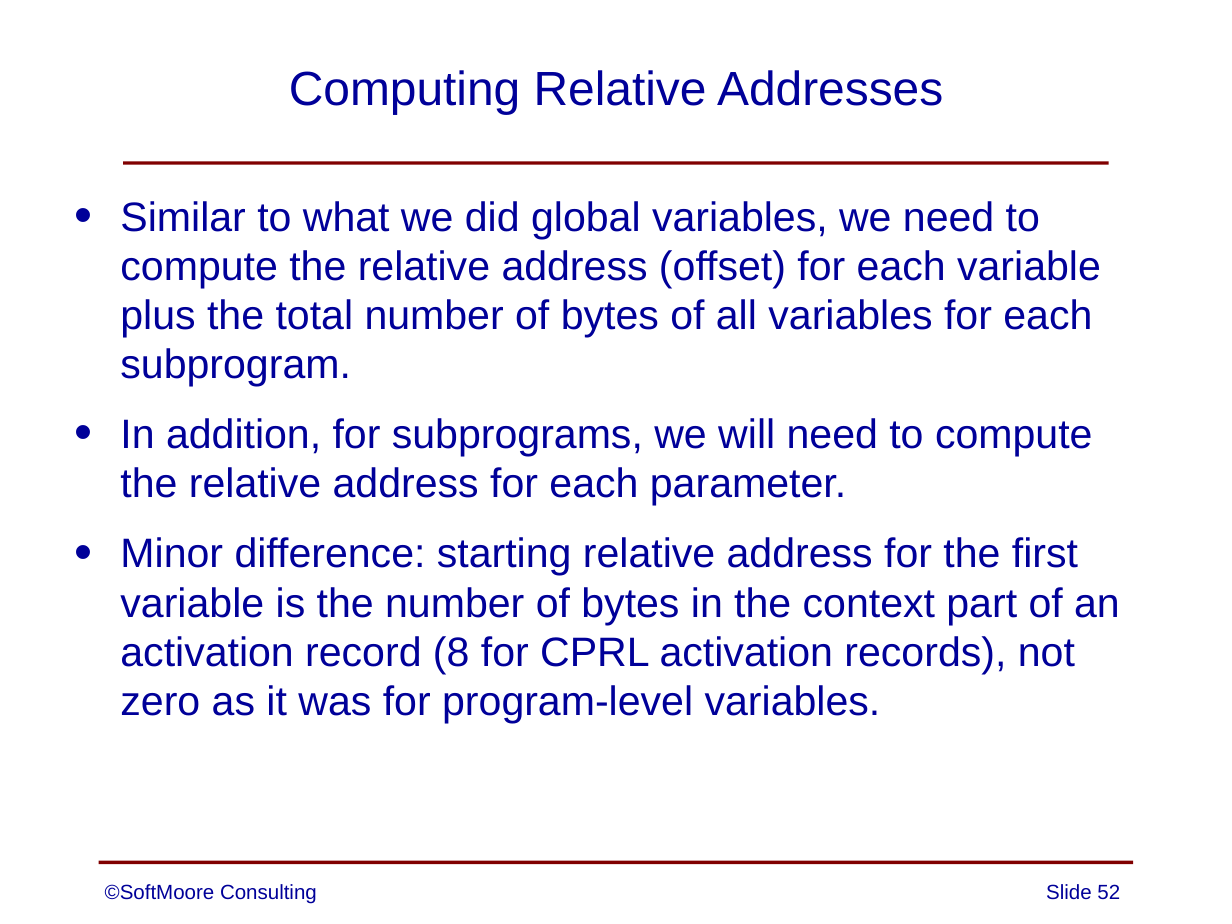
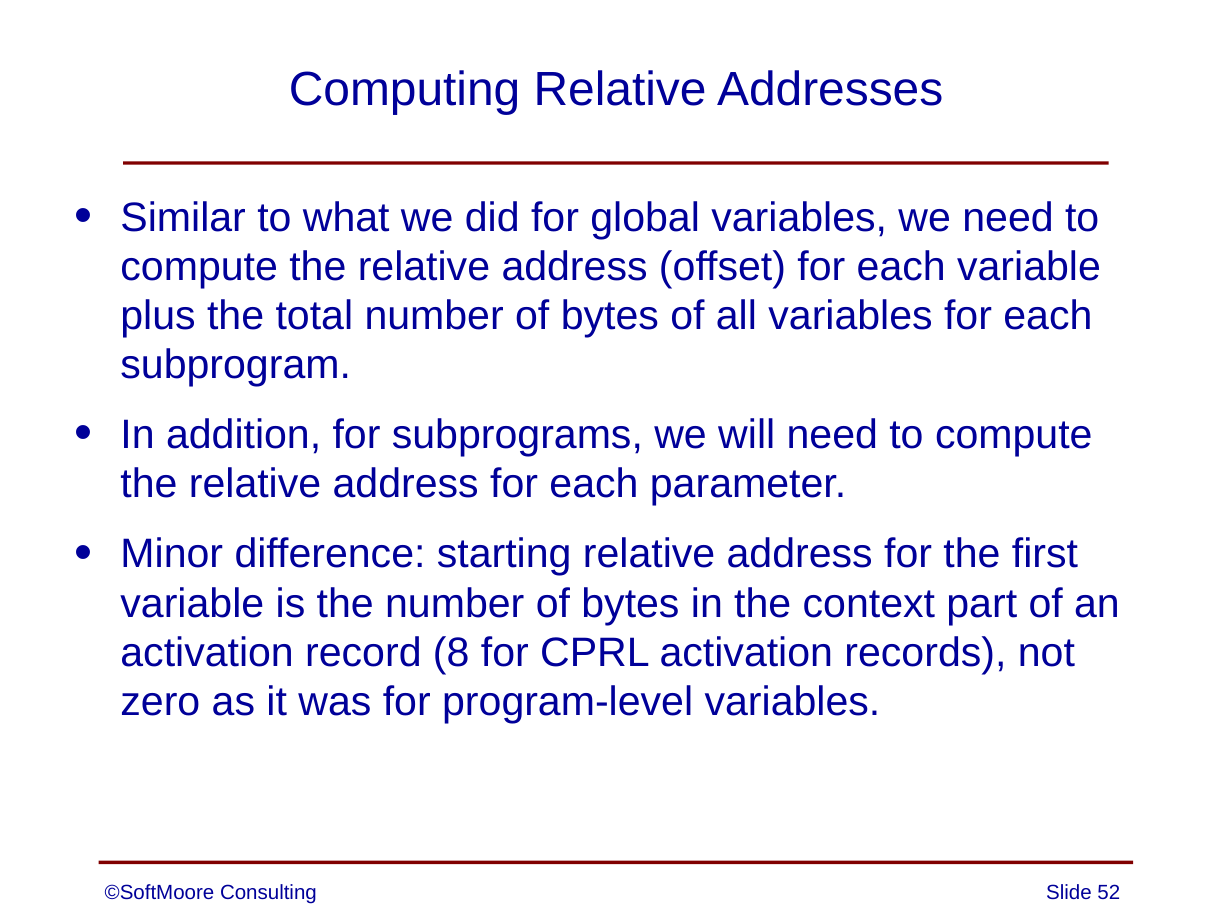
Before and after one commit to SoftMoore/CPRL-Java-3rd, a slide deck: slide 52 of PowerPoints/13 - Subprograms.pptx. Drawn at 1232x924 pixels with LibreOffice and Linux fonts; fonts in the diff are those of the drawing. Boxes give left, top, right and bottom in pixels: in the first picture for what was removed or moved away, otherwise in the second. Text is boxed around its words. In the diff, an @@ line names an element or a change of style, - is before the commit and + after.

Commit message:
minor change to one slide

```diff
--- a/PowerPoints/13 - Subprograms.pptx
+++ b/PowerPoints/13 - Subprograms.pptx
@@ text at (x1=120, y1=201, x2=1101, y2=387): text changed @@
-• Similar to what we did global variables, we need to compute the relative address (offset) for each variable plus the total number of bytes of all variables for each subprogram.
+• Similar to what we did for global variables, we need to compute the relative address (offset) for each variable plus the total number of bytes of all variables for each subprogram.
```
